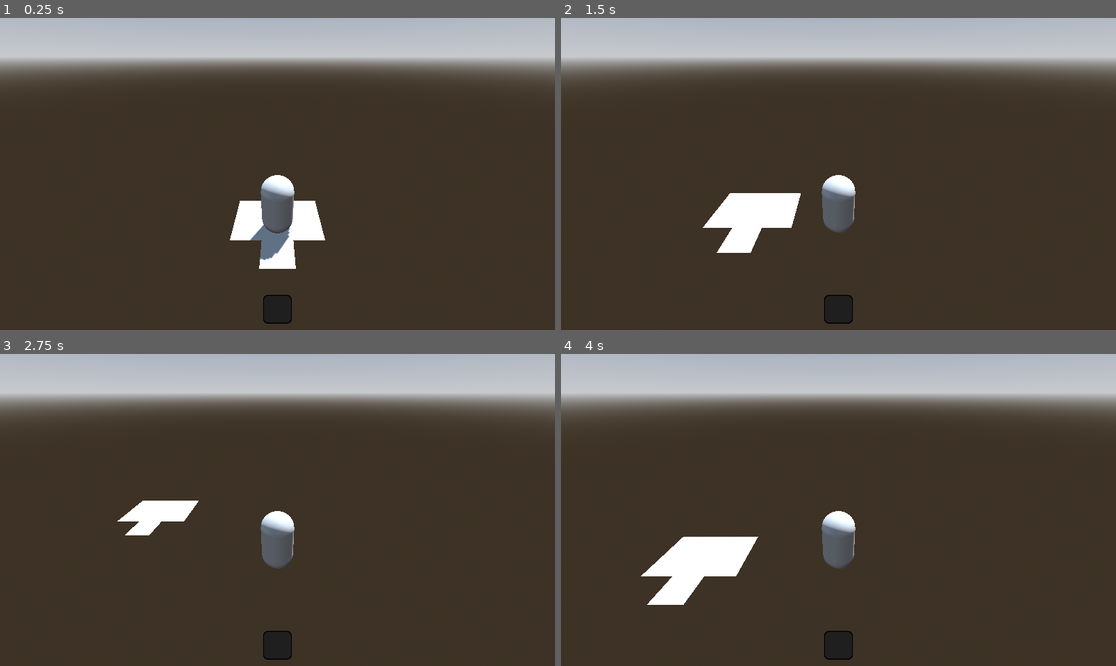
Above: before the commit, frames 1-4 (two rows, left to right).
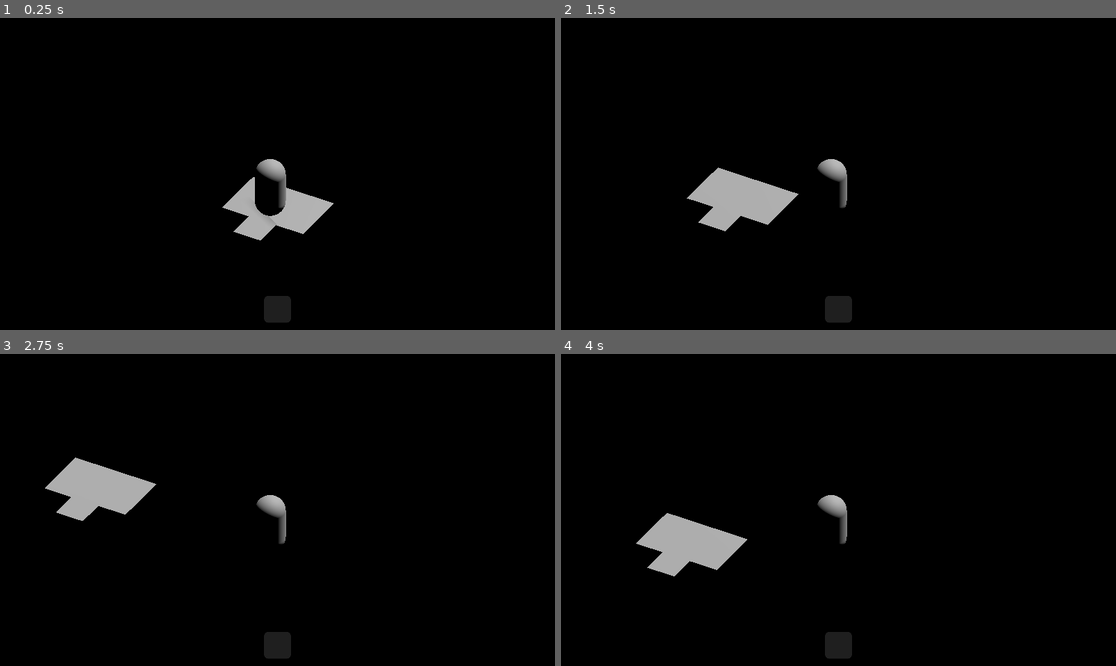
Above: after the commit, the same moments.

Repository: Scrawach/ld57
Game: Godot game, scene res://game.tscn
The game is run twice, just before and just after one commit, with the same random seed, the same clock (stepped at 60 frames per second) and the same inputs. The engine's default icon, where the game draws it, is replaced by a stand-in: a white triangle on a blue panel in a dark square.
Inputs:
- Up to frame 1 (0.25 s): no input
- Up to frame 2 (1.5 s): tap Enter at 0.5 s; hold D (move_right) 0.53-1.28 s; hold S (move_back) from 1.28 s (still down)
- Up to frame 3 (2.75 s): release S (move_back) at 2.03 s; hold D (move_right) from 2.03 s (still down)
- Up to frame 4 (4 s): release D (move_right) at 2.78 s; hold W (move_forward) 2.78-3.53 s; hold A (move_left) from 3.53 s (still down)

The runs differ from the first frame. In frame 1, 100% of the frame differs, in the area x 0-100%, y 0-100%; in frame 2, 100%; in frame 3, 100%; in frame 4, 100%.

Commit message:
chore: a little bit colors works, updated camera as orthogonal

Diff:
--- a/src/following_camera.gd
+++ b/src/following_camera.gd
@@ -3,6 +3,12 @@
 
 @export var target: Node3D
 @export var offset: Vector3
+@export var get_offset_on_ready: bool
+
+
+func _ready() -> void:
+	if get_offset_on_ready:
+		offset = position - target.position
 
 func _process(delta: float) -> void:
 	if target == null:
--- a/src/game.tscn
+++ b/src/game.tscn
@@ -1,19 +1,11 @@
-[gd_scene load_steps=10 format=3 uid="uid://b6rl31un1lcjf"]
+[gd_scene load_steps=8 format=3 uid="uid://b6rl31un1lcjf"]
 
 [ext_resource type="Script" path="res://player.gd" id="1_5y1ty"]
 [ext_resource type="PackedScene" uid="uid://yfjs8g2riw6c" path="res://ui/inventory_control.tscn" id="1_e5p4f"]
 [ext_resource type="Script" path="res://following_camera.gd" id="2_v2k5q"]
 
-[sub_resource type="ProceduralSkyMaterial" id="ProceduralSkyMaterial_a4sl5"]
-sky_horizon_color = Color(0.64625, 0.65575, 0.67075, 1)
-ground_horizon_color = Color(0.64625, 0.65575, 0.67075, 1)
-
-[sub_resource type="Sky" id="Sky_ypov8"]
-sky_material = SubResource("ProceduralSkyMaterial_a4sl5")
-
 [sub_resource type="Environment" id="Environment_cpbav"]
-background_mode = 2
-sky = SubResource("Sky_ypov8")
+background_mode = 1
 tonemap_mode = 2
 
 [sub_resource type="QuadMesh" id="QuadMesh_688nc"]
@@ -27,6 +19,7 @@
 [node name="DirectionalLight3D" type="DirectionalLight3D" parent="."]
 transform = Transform3D(-0.866025, -0.433013, 0.25, 0, 0.5, 0.866025, -0.5, 0.75, -0.433013, 0, 0, 0)
 shadow_enabled = true
+sky_mode = 1
 
 [node name="WorldEnvironment" type="WorldEnvironment" parent="."]
 environment = SubResource("Environment_cpbav")
@@ -84,10 +77,13 @@
 mesh = SubResource("CapsuleMesh_fm8i8")
 
 [node name="Camera3D" type="Camera3D" parent="." node_paths=PackedStringArray("target")]
-transform = Transform3D(1, 0, 0, 0, 0.866025, 0.5, 0, -0.5, 0.866025, 0, 2, 2)
+transform = Transform3D(0.866025, -0.283548, 0.411826, 0, 0.823651, 0.567097, -0.5, -0.49112, 0.713303, 2, 4, 3)
+projection = 1
+size = 10.0
 script = ExtResource("2_v2k5q")
 target = NodePath("../World3D/Player")
-offset = Vector3(0, 5, 5)
+offset = Vector3(-5, 5, 5)
+get_offset_on_ready = true
 
 [node name="Canvas" type="CanvasLayer" parent="."]
 
